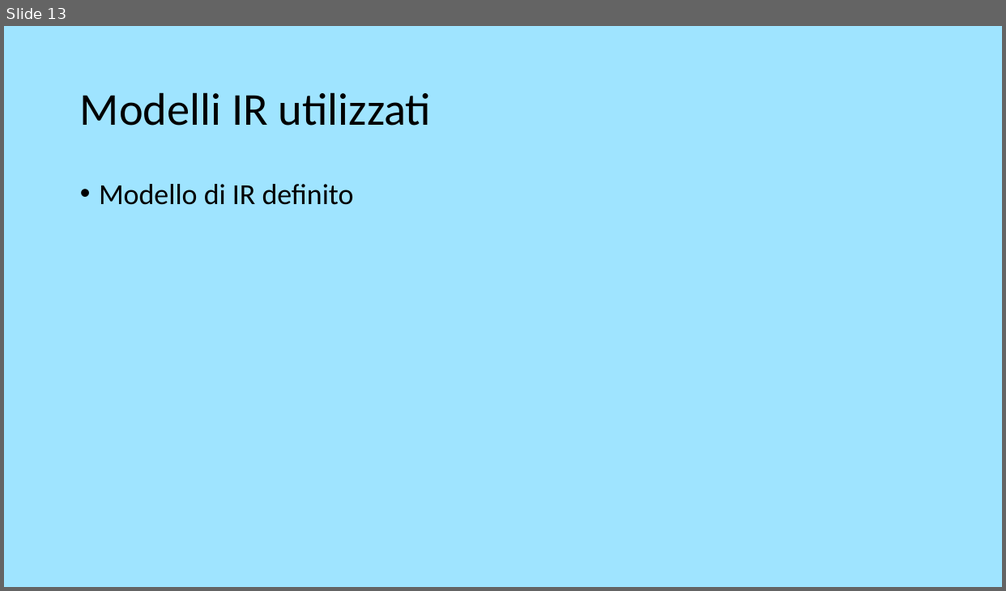
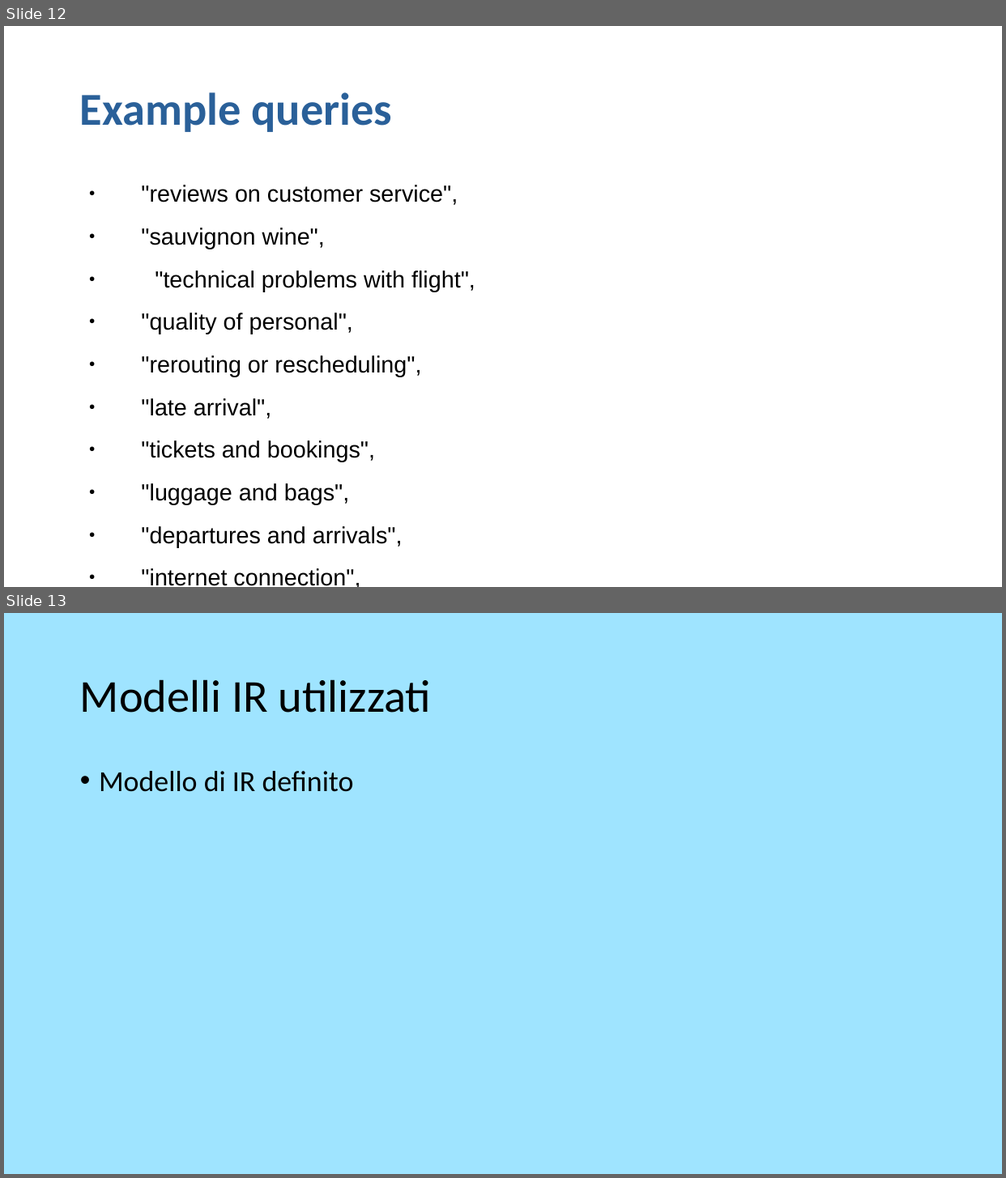
Before and after one commit to theElandor/Progetto3.0, a slide deck: 1PresentazioneGI.odp. Shown one above the other, each under a label of ours: slide 13 before the commit, slides 12 and 13 after it. The pictures are 1006x591 and 1006x1178 pixels, drawn with LibreOffice and Linux fonts; fonts in the diff are those of the drawing. Boxes give left, top, right and bottom in pixels: in the first picture for what was removed or moved away, otherwise in the second. Text is boxed around its words. In the diff, an @@ line names an element or a change of style, - is before the commit and + after.

```diff
--- a/1PresentazioneGI.odp
+++ b/1PresentazioneGI.odp
@@ slide 12 added at box(4, 26, 1002, 587), background #FFFFFF @@
@@ title added at box(80, 92, 393, 132), 44 pt, text #2A6099, bold @@
+Example queries
@@ text added at box(141, 185, 475, 548), 22.4 pt, text #000000 @@
+● "reviews on customer service",
+● "sauvignon wine",
+● "technical problems with flight",
+● "quality of personal",
+● "rerouting or rescheduling",
+● "late arrival",
+● "tickets and bookings",
+● "luggage and bags",
+● "departures and arrivals",
+● "internet connection",
```
Also in this commit, not shown: 1 slide changed, 10 other slides added, 14 slides removed, 13 other files.
